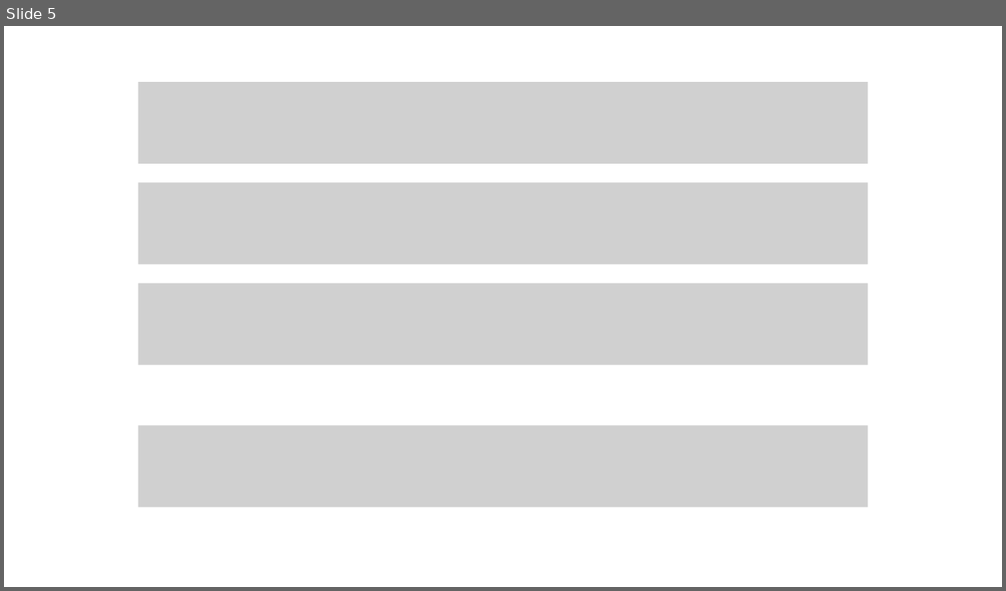
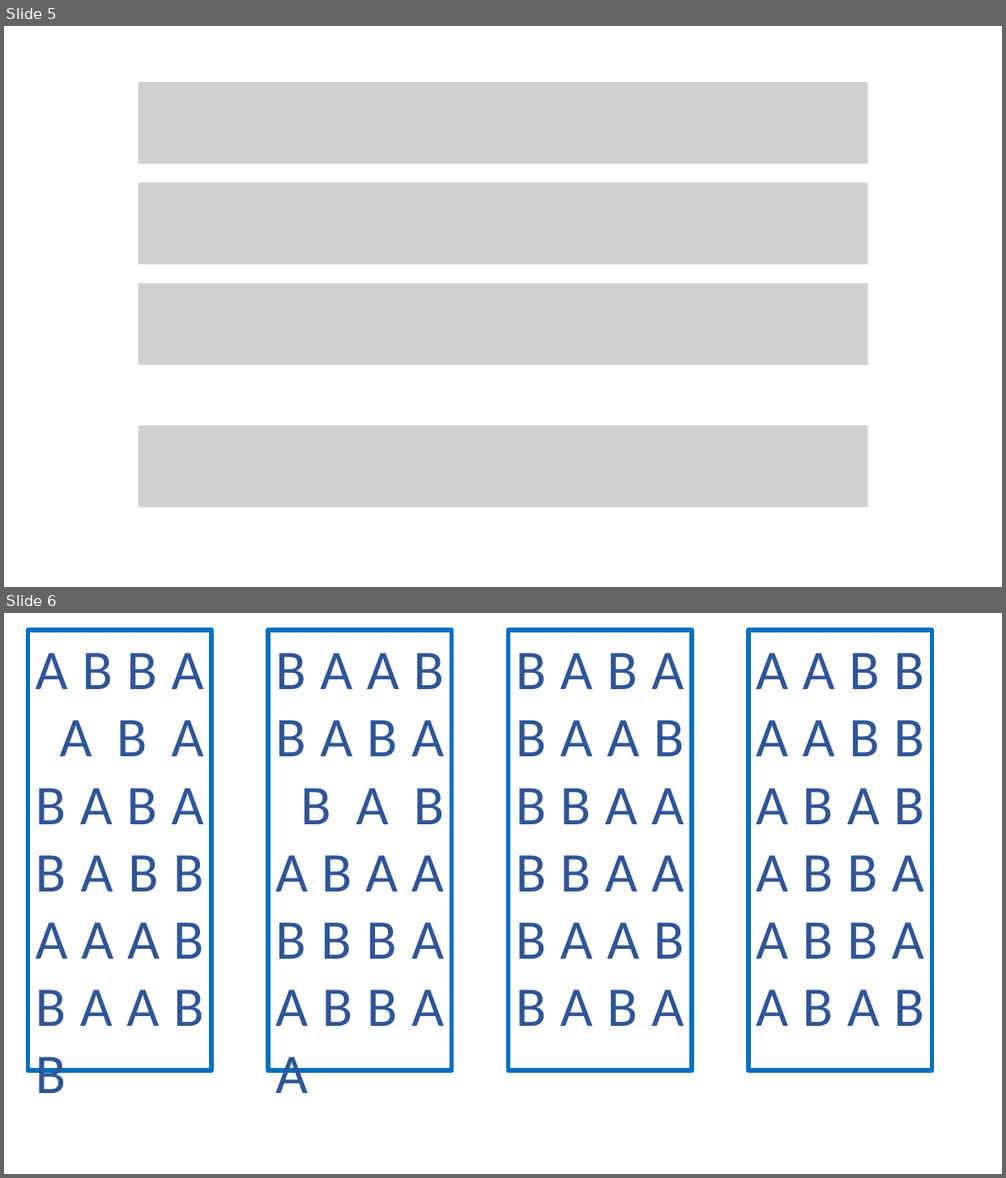
Before and after one commit to TheMysteriousHacker/TheMysteriousHacker.github.io, a slide deck: dismaths/combinations_advanced/combinations_advanced.pptx. Shown one above the other, each under a label of ours: slide 5 before the commit, slides 5 and 6 after it. The pictures are 1006x591 and 1006x1178 pixels, drawn with LibreOffice and Linux fonts; fonts in the diff are those of the drawing; grey boxes stand for pictures. Boxes give left, top, right and bottom in pixels: in the first picture for what was removed or moved away, otherwise in the second. Text is boxed around its words. In the diff, an @@ line names an element or a change of style, - is before the commit and + after.

```diff
--- a/dismaths/combinations_advanced/combinations_advanced.pptx
+++ b/dismaths/combinations_advanced/combinations_advanced.pptx
@@ slide 6 added at bbox=[4, 613, 1002, 1174], background #FFFFFF @@
@@ rectangle added at bbox=[28, 630, 211, 1071], outline #0070C0 4.5 pt, 54 pt, text #2F5597 @@
+A B B A A B A B A B A B A B B A A A B B A A B B A
@@ rectangle added at bbox=[268, 630, 452, 1071], outline #0070C0 4.5 pt, 54 pt, text #2F5597 @@
+B A A B B A B A B A B A B A A B B B A A B B A A A
@@ rectangle added at bbox=[509, 630, 692, 1071], outline #0070C0 4.5 pt, 54 pt, text #2F5597 @@
+B A B A B A A B B B A A B B A A B A A B B A B A a
@@ rectangle added at bbox=[749, 630, 932, 1071], outline #0070C0 4.5 pt, 54 pt, text #2F5597 @@
+A A B B A A B B A B A B A B B A A B B A A B A B a
```
Also in this commit, not shown: 3 other slides added, 8 other files.
